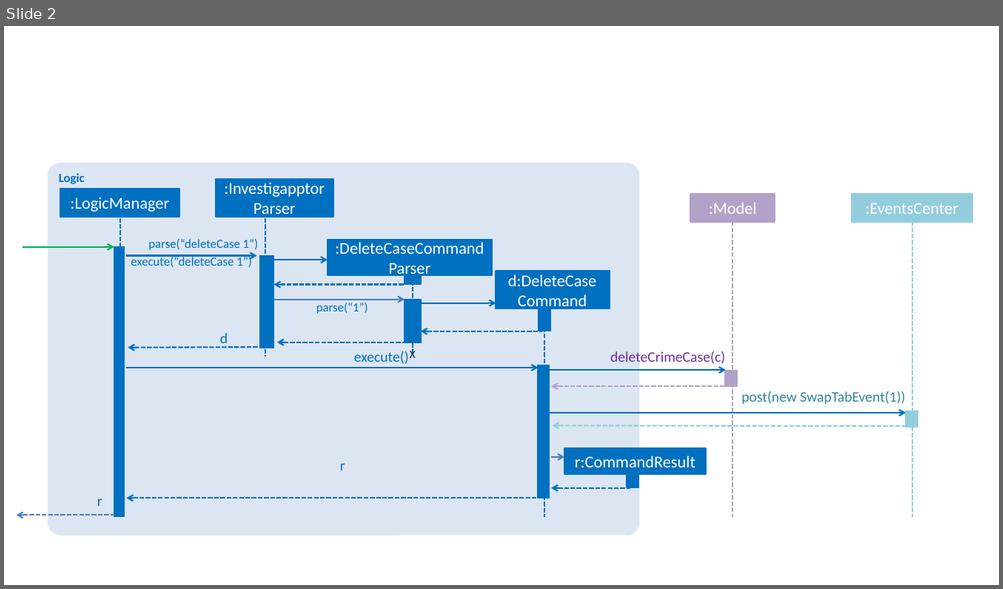
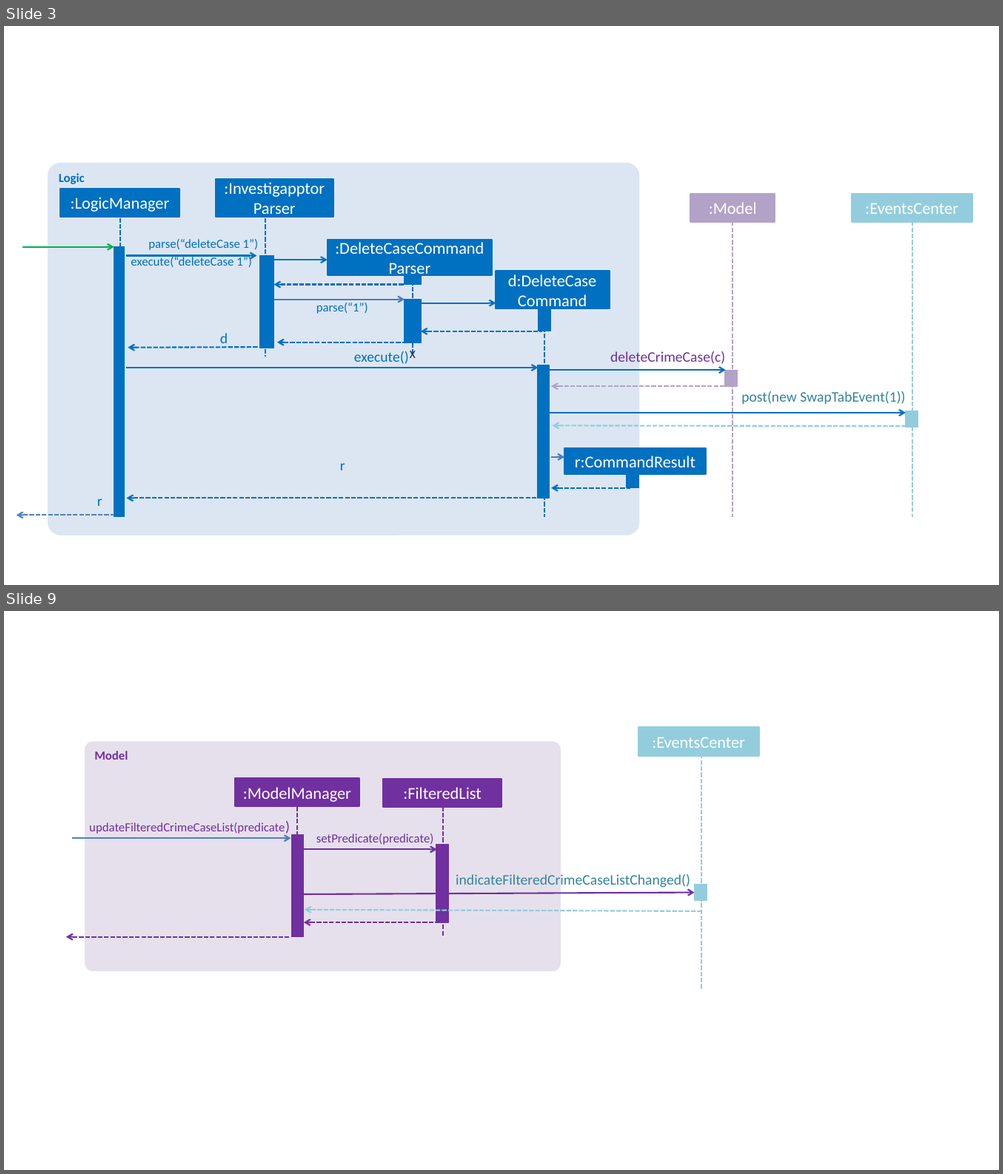
Before and after one commit to quentinkhoo/main, a slide deck: docs/diagrams/LogicComponentSequenceDiagram.pptx. Shown one above the other, each under a label of ours: slide 2 before the commit, slides 3 and 9 after it; the slides between them are not shown. The pictures are 1003x589 and 1003x1174 pixels, drawn with LibreOffice and Linux fonts; fonts in the diff are those of the drawing. Boxes give left, top, right and bottom in pixels: in the first picture for what was removed or moved away, otherwise in the second. Text is boxed around its words. In the diff, an @@ line names an element or a change of style, - is before the commit and + after.

```diff
--- a/docs/diagrams/LogicComponentSequenceDiagram.pptx
+++ b/docs/diagrams/LogicComponentSequenceDiagram.pptx
@@ slide 9 added at bbox=[4, 611, 999, 1170], background #FFFFFF @@
@@ rounded rectangle added at bbox=[85, 741, 560, 971], fill #E6E0EC, 12 pt, text #7030A0, bold @@
+Model
@@ rectangle added at bbox=[638, 727, 759, 756], fill #93CDDD, outline #93CDDD 1.5 pt, 16 pt, text #FFFFFF @@
+:EventsCenter
@@ line added from (701, 755) to (701, 990), #93CDDD 1.5 pt dashed @@
@@ rectangle added at bbox=[236, 778, 359, 806], fill #7030A0, outline #7030A0 1.5 pt, 16 pt, text #FFFFFF @@
+:ModelManager
@@ rectangle added at bbox=[383, 779, 501, 807], fill #7030A0, outline #7030A0 1.5 pt, 16 pt, text #FFFFFF @@
+:FilteredList
@@ line added from (297, 806) to (297, 937), #7030A0 1.5 pt dashed @@
@@ line added from (443, 806) to (443, 937), #7030A0 1.5 pt dashed @@
@@ text added at bbox=[89, 823, 284, 834], 12 pt, text #7030A0 @@
+updateFilteredCrimeCaseList(predicate)
@@ arrow added from (73, 839) to (290, 839), #4F81BD 1.5 pt @@
@@ rectangle added at bbox=[291, 834, 304, 937], fill #7030A0, outline #7030A0 0.75 pt @@
@@ arrow added from (304, 850) to (437, 850), #7030A0 1.5 pt @@
@@ text added at bbox=[316, 834, 434, 845], 12 pt, text #7030A0 @@
+setPredicate(predicate)
@@ rectangle added at bbox=[436, 845, 449, 923], fill #7030A0, outline #7030A0 0.75 pt @@
@@ text added at bbox=[455, 874, 690, 888], 14 pt, text #31859C @@
+indicateFilteredCrimeCaseListChanged()
@@ arrow added from (304, 894) to (694, 893), #7030A0 1.5 pt @@
@@ rectangle added at bbox=[694, 885, 707, 901], fill #93CDDD, outline #93CDDD 0.75 pt @@
@@ arrow added from (701, 911) to (304, 910), #93CDDD 1.5 pt dashed @@
@@ arrow added from (290, 937) to (66, 937), #7030A0 1.5 pt dashed @@
@@ arrow added from (437, 923) to (304, 923), #7030A0 1.5 pt dashed @@
@@ what was slide 2 is now slide 3 @@
```
Also in this commit, not shown: 5 other slides added, 13 other files.
